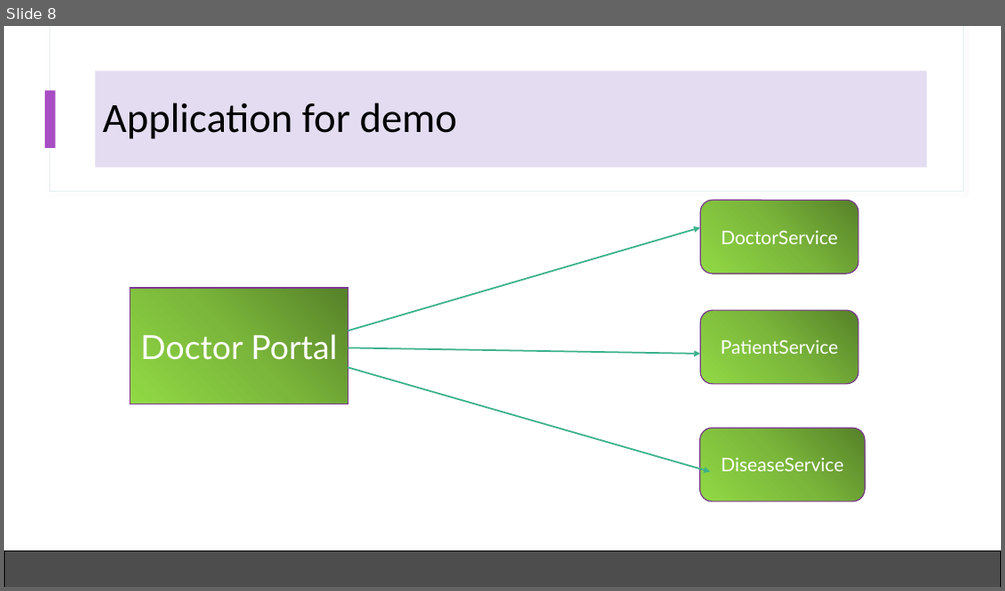
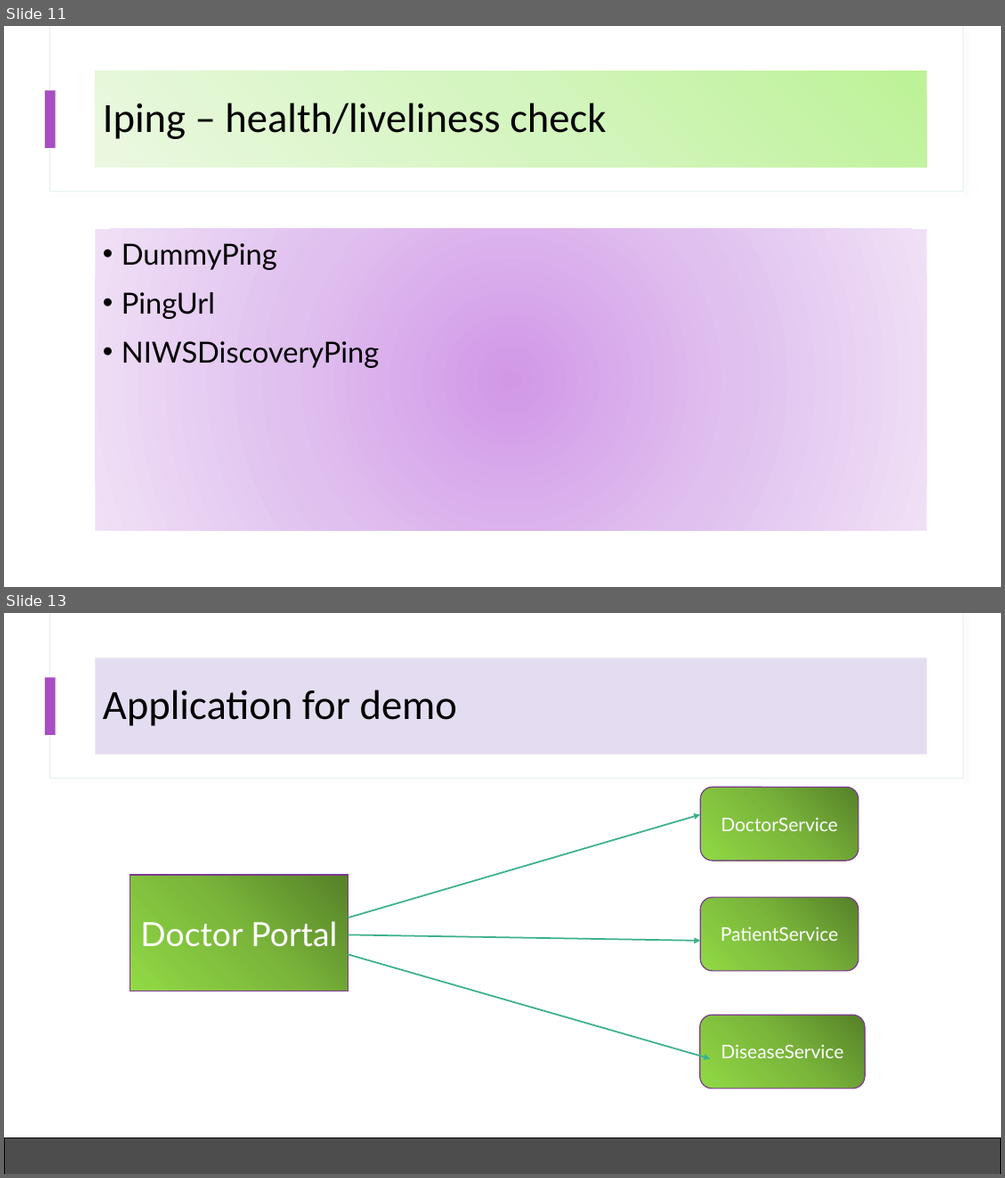
Before and after one commit to codefarm0/Load-Balancing-In-Microservices-Ribbon, a slide deck: LOAD BALANCING.pptx. Shown one above the other, each under a label of ours: slide 8 before the commit, slides 11 and 13 after it; the slides between them are not shown. The pictures are 1005x591 and 1005x1178 pixels, drawn with LibreOffice and Linux fonts; fonts in the diff are those of the drawing. Boxes give left, top, right and bottom in pixels: in the first picture for what was removed or moved away, otherwise in the second. Text is boxed around its words. In the diff, an @@ line names an element or a change of style, - is before the commit and + after.

```diff
--- a/LOAD BALANCING.pptx
+++ b/LOAD BALANCING.pptx
@@ slide 11 added at box(4, 26, 1001, 587), background #FFFFFF; not listed: 3 template elements that a slide beside it also shows @@
@@ title added at box(96, 70, 927, 168), fill gradient #BEF297 to #D5F6C0 to #EAFAE0, 40 pt, text #000000 @@
+Iping – health/liveliness check
@@ text added at box(96, 229, 927, 531), fill gradient #D199E9 to #E1C1F0 to #F0E1F7, 28 pt, text #000000 @@
+• DummyPing
+• PingUrl
+• NIWSDiscoveryPing
@@ what was slide 8 is now slide 13 @@
```
Also in this commit, not shown: 4 other slides added, 23 other files.
